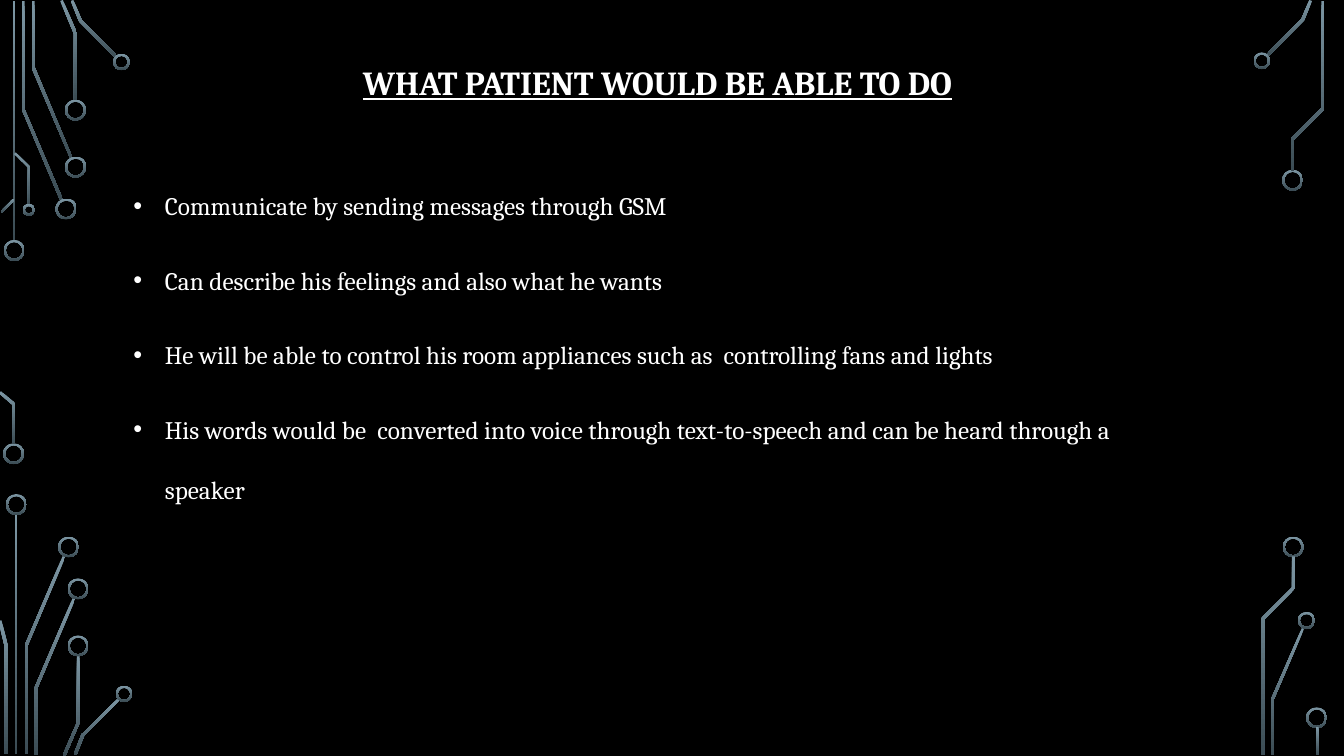
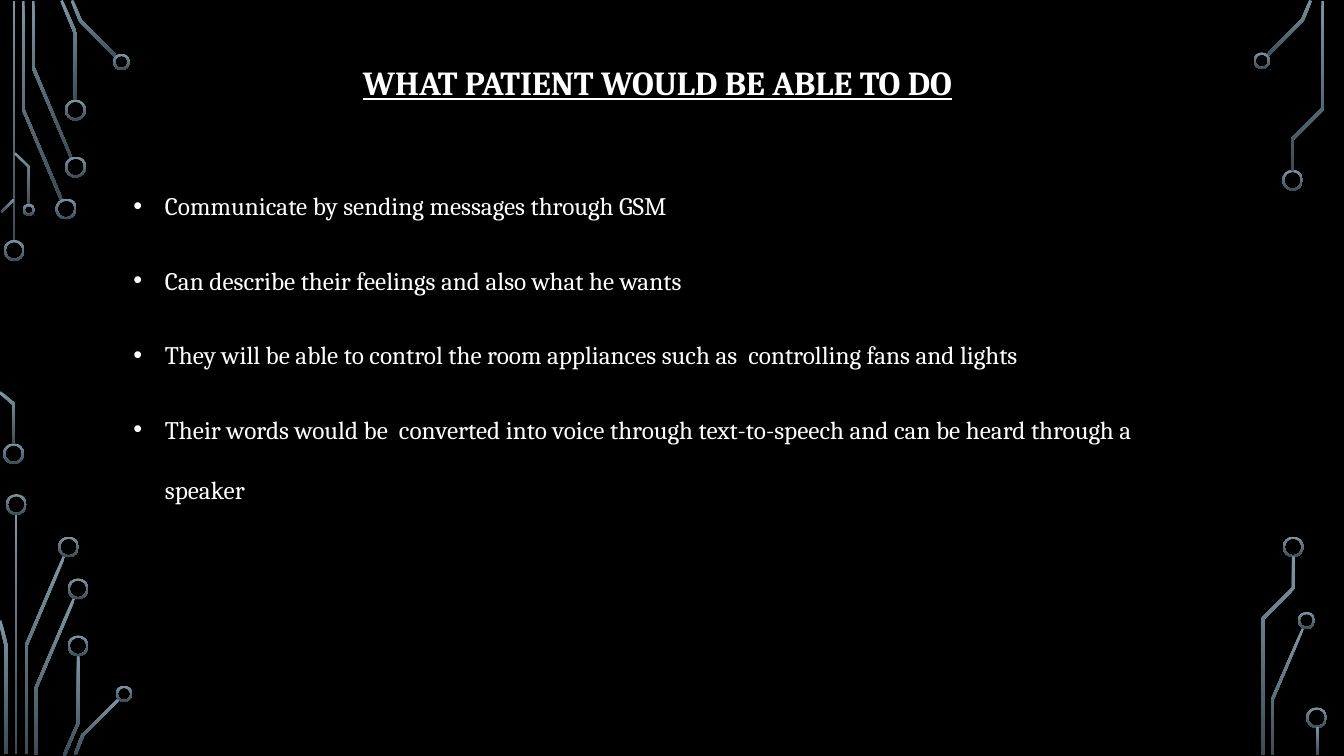
Before and after one commit to MDaniyalHussain/Bachelor-s-Final-Year-Project, a slide deck: slide 3 of EyeBasedNavigation.pptx (slide 4 before the commit). Drawn at 1344x756 pixels with LibreOffice and Linux fonts; fonts in the diff are those of the drawing; background and template pictures are left out. Boxes give left, top, right and bottom in pixels: in the first picture for what was removed or moved away, otherwise in the second. Text is boxed around its words. In the diff, an @@ line names an element or a change of style, - is before the commit and + after.

```diff
--- a/EyeBasedNavigation.pptx
+++ b/EyeBasedNavigation.pptx
@@ text at [165,272,1131,505]: text changed @@
-• Can describe his feelings and also what he wants
-• He will be able to control his room appliances such as controlling fans and lights
-• His words would be converted into voice through text-to-speech and can be heard through a speaker
+• Can describe their feelings and also what he wants
+• They will be able to control the room appliances such as controlling fans and lights
+• Their words would be converted into voice through text-to-speech and can be heard through a speaker
```
Also in this commit, not shown: 1 other slide changed, 5 slides removed.
